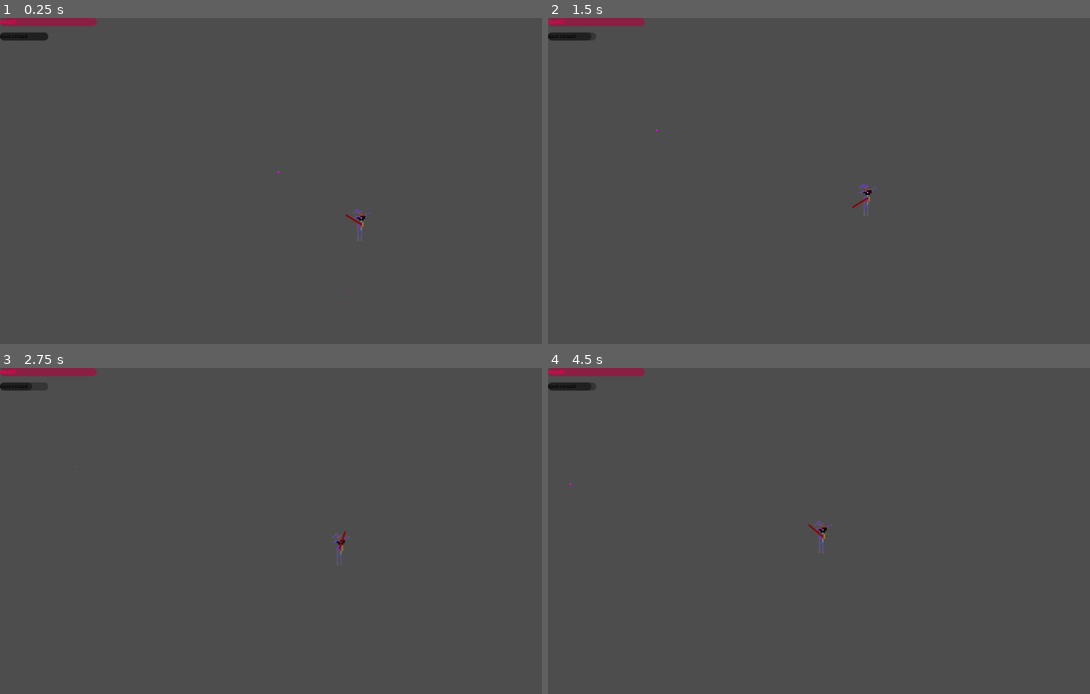
Above: before the commit, frames 1-4 (two rows, left to right).
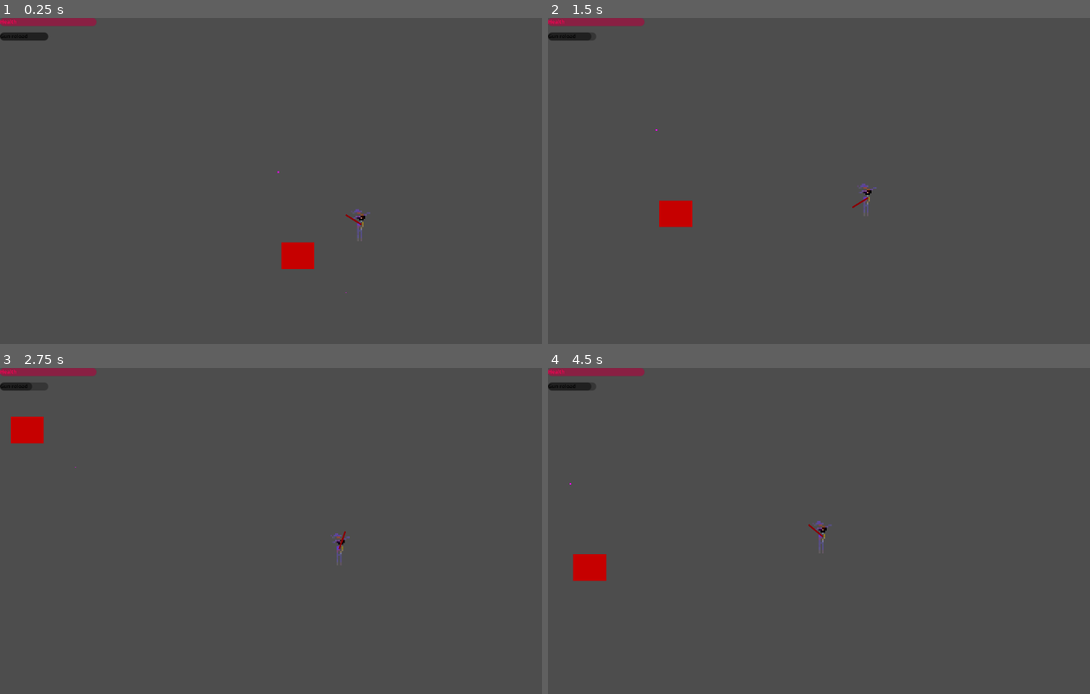
Above: after the commit, the same moments.

Repository: Matercan/Reggie-game
Game: Godot game, scene res://Scenes/level.tscn
Two runs of this game, one before a commit and one after it. Both use one fixed random seed, a clock stepped at 60 frames per second and the inputs below.
Inputs (mouse positions are in pixels of both pictures, inside the frame that each line leads up to):
- Up to frame 1 (0.25 s): no input
- Up to frame 2 (1.5 s): move the mouse to (992, 174) at 0.52 s; hold D (right) 0.53-1.28 s; click (992, 174) at 0.6 s; move the mouse to (732, 210) at 1.27 s; hold S (down) from 1.28 s (still down); click (732, 210) at 1.35 s
- Up to frame 3 (2.75 s): move the mouse to (368, 465) at 2.02 s; release S (down) at 2.03 s; hold D (right) from 2.03 s (still down); click (368, 465) at 2.1 s
- Up to frame 4 (4.5 s): move the mouse to (824, 612) at 2.77 s; release D (right) at 2.78 s; hold W (up) 2.78-3.53 s; click (824, 612) at 2.85 s; move the mouse to (1041, 592) at 3.52 s; hold A (left) from 3.53 s (still down); click (1041, 592) at 3.6 s; move the mouse to (672, 488) at 4.27 s; click (672, 488) at 4.35 s

The runs differ from the first frame. In frame 1, 0.5% of the frame differs, in the area x 51-58%, y 68-78%; in frame 2, 0.5%; in frame 3, 0.5%; in frame 4, 0.5%, in the area x 4-11%, y 57-66%.

Commit message:
I have no clue what the fuck is going on :)

Diff:
--- /dev/null
+++ b/reggie-game-2.0/Scenes/Enemies.tscn
@@ -0,0 +1,7 @@
+[gd_scene load_steps=2 format=3 uid="uid://cqaykqbwnyj7o"]
+
+[ext_resource type="PackedScene" uid="uid://b7keq5y4f5rh6" path="res://Scenes/Enemies/placeholder.tscn" id="1_77025"]
+
+[node name="Hivemind" type="Node2D"]
+
+[node name="Placeholder" parent="." instance=ExtResource("1_77025")]
--- /dev/null
+++ b/reggie-game-2.0/Scenes/Enemies/placeholder.tscn
@@ -0,0 +1,16 @@
+[gd_scene load_steps=3 format=3 uid="uid://b7keq5y4f5rh6"]
+
+[sub_resource type="RectangleShape2D" id="RectangleShape2D_7b2tc"]
+
+[sub_resource type="PlaceholderTexture2D" id="PlaceholderTexture2D_8y5bj"]
+
+[node name="Placeholder" type="Area2D"]
+
+[node name="CollisionShape2D" type="CollisionShape2D" parent="."]
+shape = SubResource("RectangleShape2D_7b2tc")
+
+[node name="Sprite2D" type="Sprite2D" parent="."]
+modulate = Color(0.776471, 0, 0, 1)
+position = Vector2(1.90735e-06, 9.53674e-07)
+scale = Vector2(20.5, 16.5)
+texture = SubResource("PlaceholderTexture2D_8y5bj")
--- a/reggie-game-2.0/Scenes/LevelGUI.tscn
+++ b/reggie-game-2.0/Scenes/LevelGUI.tscn
@@ -2,20 +2,20 @@
 
 [ext_resource type="Script" uid="uid://ct7gysvdekohl" path="res://Scripts/playerprogressbar.gd" id="1_yhu6x"]
 
-[node name="CanvasLayer" type="CanvasLayer"]
+[node name="GUI" type="CanvasLayer"]
 
-[node name="MarginContainer" type="MarginContainer" parent="."]
+[node name="Top left sliders" type="MarginContainer" parent="."]
 anchors_preset = 15
 anchor_right = 1.0
 anchor_bottom = 1.0
 grow_horizontal = 2
 grow_vertical = 2
 
-[node name="VBoxContainer" type="VBoxContainer" parent="MarginContainer"]
+[node name="VBoxContainer" type="VBoxContainer" parent="Top left sliders"]
 layout_mode = 2
 size_flags_vertical = 0
 
-[node name="Reloadtimebar2" type="ProgressBar" parent="MarginContainer/VBoxContainer"]
+[node name="Reloadtimebar2" type="ProgressBar" parent="Top left sliders/VBoxContainer"]
 modulate = Color(0.984345, 0, 0.33085, 1)
 custom_minimum_size = Vector2(60, 5)
 layout_mode = 2
@@ -25,14 +25,14 @@
 variable_name_1 = "Health"
 variable_name_2 = "Maxhealth"
 
-[node name="Label" type="Label" parent="MarginContainer/VBoxContainer/Reloadtimebar2"]
+[node name="Label" type="Label" parent="Top left sliders/VBoxContainer/Reloadtimebar2"]
 layout_mode = 2
 offset_right = 86.0
 offset_bottom = 23.0
 scale = Vector2(0.2, 0.2)
 text = "Health"
 
-[node name="Reloadtimebar" type="ProgressBar" parent="MarginContainer/VBoxContainer"]
+[node name="Reloadtimebar" type="ProgressBar" parent="Top left sliders/VBoxContainer"]
 modulate = Color(0, 0, 0, 1)
 custom_minimum_size = Vector2(30, 5)
 layout_mode = 2
@@ -42,7 +42,7 @@
 variable_name_1 = "timesinceshot"
 variable_name_2 = "reloadTime"
 
-[node name="Label" type="Label" parent="MarginContainer/VBoxContainer/Reloadtimebar"]
+[node name="Label" type="Label" parent="Top left sliders/VBoxContainer/Reloadtimebar"]
 layout_mode = 2
 offset_right = 86.0
 offset_bottom = 23.0
--- /dev/null
+++ b/reggie-game-2.0/Scenes/enemy_spawner.tscn
@@ -0,0 +1,6 @@
+[gd_scene load_steps=2 format=3 uid="uid://cmw7r1fohmup4"]
+
+[ext_resource type="Script" uid="uid://dav5sliy2663h" path="res://Scripts/enemy_spawner.gd" id="1_4l55s"]
+
+[node name="EnemySpawner" type="Node2D"]
+script = ExtResource("1_4l55s")
--- a/reggie-game-2.0/Scenes/level.tscn
+++ b/reggie-game-2.0/Scenes/level.tscn
@@ -1,17 +1,21 @@
-[gd_scene load_steps=5 format=3 uid="uid://djexgwte1f3cw"]
+[gd_scene load_steps=8 format=3 uid="uid://djexgwte1f3cw"]
 
 [ext_resource type="PackedScene" uid="uid://bwm5efke0fggc" path="res://Scenes/reggie.tscn" id="1_tumq0"]
+[ext_resource type="Script" uid="uid://by71ck3dkdnhx" path="res://Scripts/LevelScripts/PlaceholderLevel.gd" id="1_wqkje"]
 [ext_resource type="PackedScene" uid="uid://blwvtnmftajb7" path="res://Scenes/followplayer.tscn" id="2_k5f4k"]
+[ext_resource type="PackedScene" uid="uid://cmw7r1fohmup4" path="res://Scenes/enemy_spawner.tscn" id="4_81xng"]
 [ext_resource type="PackedScene" uid="uid://cn6j8iitap4fi" path="res://Scenes/LevelGUI.tscn" id="4_wqkje"]
+[ext_resource type="PackedScene" uid="uid://b7keq5y4f5rh6" path="res://Scenes/Enemies/placeholder.tscn" id="6_0f350"]
 
 [sub_resource type="PlaceholderTexture2D" id="PlaceholderTexture2D_k5f4k"]
 
 [node name="Level" type="Node2D"]
+script = ExtResource("1_wqkje")
 
 [node name="Reggie" parent="." groups=["player"] instance=ExtResource("1_tumq0")]
 position = Vector2(51, 33)
 
-[node name="Followplayer" parent="." node_paths=PackedStringArray("reggie") instance=ExtResource("2_k5f4k")]
+[node name="Camera" parent="." node_paths=PackedStringArray("reggie") instance=ExtResource("2_k5f4k")]
 reggie = NodePath("../Reggie")
 
 [node name="Node2D" type="Node2D" parent="."]
@@ -26,4 +30,10 @@
 [node name="Sprite2D" type="Sprite2D" parent="Node2D2"]
 texture = SubResource("PlaceholderTexture2D_k5f4k")
 
-[node name="CanvasLayer" parent="." instance=ExtResource("4_wqkje")]
+[node name="GUI" parent="." instance=ExtResource("4_wqkje")]
+
+[node name="EnemySpawner" parent="." instance=ExtResource("4_81xng")]
+position = Vector2(2, 26)
+
+[node name="Placeholder" parent="." instance=ExtResource("6_0f350")]
+position = Vector2(12, 52)
--- /dev/null
+++ b/reggie-game-2.0/Scripts/LevelScripts/PlaceholderLevel.gd
@@ -0,0 +1,14 @@
+extends Node
+
+@onready var enemyspawner = enemy_spawner.new()
+@onready var reggie: CharacterBody2D = get_tree().get_nodes_in_group("player")[0]
+
+func wait(seconds: float) -> void:
+	await get_tree().create_timer(seconds).timeout
+
+func _ready() -> void:
+	print("Hello world")
+
+func _physics_process(delta: float) -> void:
+	enemyspawner.SpawnEnemies("placeholder", Vector2(150,0))
+	print("Enemy spawner has spawned some shit")
--- /dev/null
+++ b/reggie-game-2.0/Scripts/enemy_spawner.gd
@@ -0,0 +1,29 @@
+extends Node2D
+
+class_name enemy_spawner
+
+func load_scene(scene_name: String) -> Node:
+	var path = "res://Scenes/Enemies/%s.tscn" % scene_name
+	path = "res://Scenes/Enemies/placeholder.tscn"
+	var scene_res = load(path)
+
+	if scene_res is PackedScene:
+		return scene_res.instantiate()
+	else:
+		push_error("Scene not found or not a valid PackedScene: " + path)
+		return null
+
+func calculateposition(midpoint: Vector2, spawnradius: float, mindistance: float):
+	var angle = randf_range(-PI, PI)
+	var distance = randf_range(mindistance, spawnradius)
+
+	return midpoint + Vector2.RIGHT.rotated(angle) * distance
+
+func SpawnEnemies(Type: String, Position: Vector2):
+	var enemy = load_scene(Type)
+	print("Enemy!: ", enemy)
+	enemy.transform = transform
+	enemy.global_position = Position
+	add_child(enemy)
+	print("Enemy position: ", enemy.position)
+	print("Enemy name: ", enemy.name)
--- a/reggie-game-2.0/Scripts/reggie.gd
+++ b/reggie-game-2.0/Scripts/reggie.gd
@@ -1,4 +1,6 @@
 extends CharacterBody2D
+
+class_name Player
 
 @export var move_speed : float = 100
 @export var drag : float = 0.95
--- a/reggie-game-2.0/project.godot
+++ b/reggie-game-2.0/project.godot
@@ -20,6 +20,10 @@
 window/stretch/mode="canvas_items"
 window/stretch/aspect="expand"
 window/stretch/scale=3.0
+
+[global_group]
+
+Enemytypes="Group for all the type of enemies"
 
 [input]
 
Not shown, added: reggie-game-2.0/Scripts/LevelScripts/PlaceholderLevel.gd.uid
Not shown, added: reggie-game-2.0/Scripts/enemy_spawner.gd.uid
